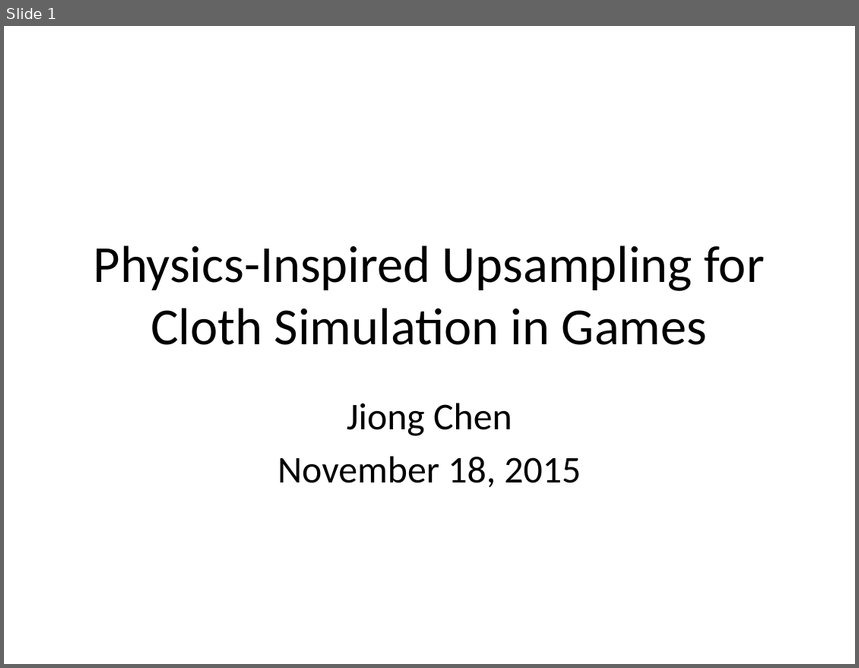
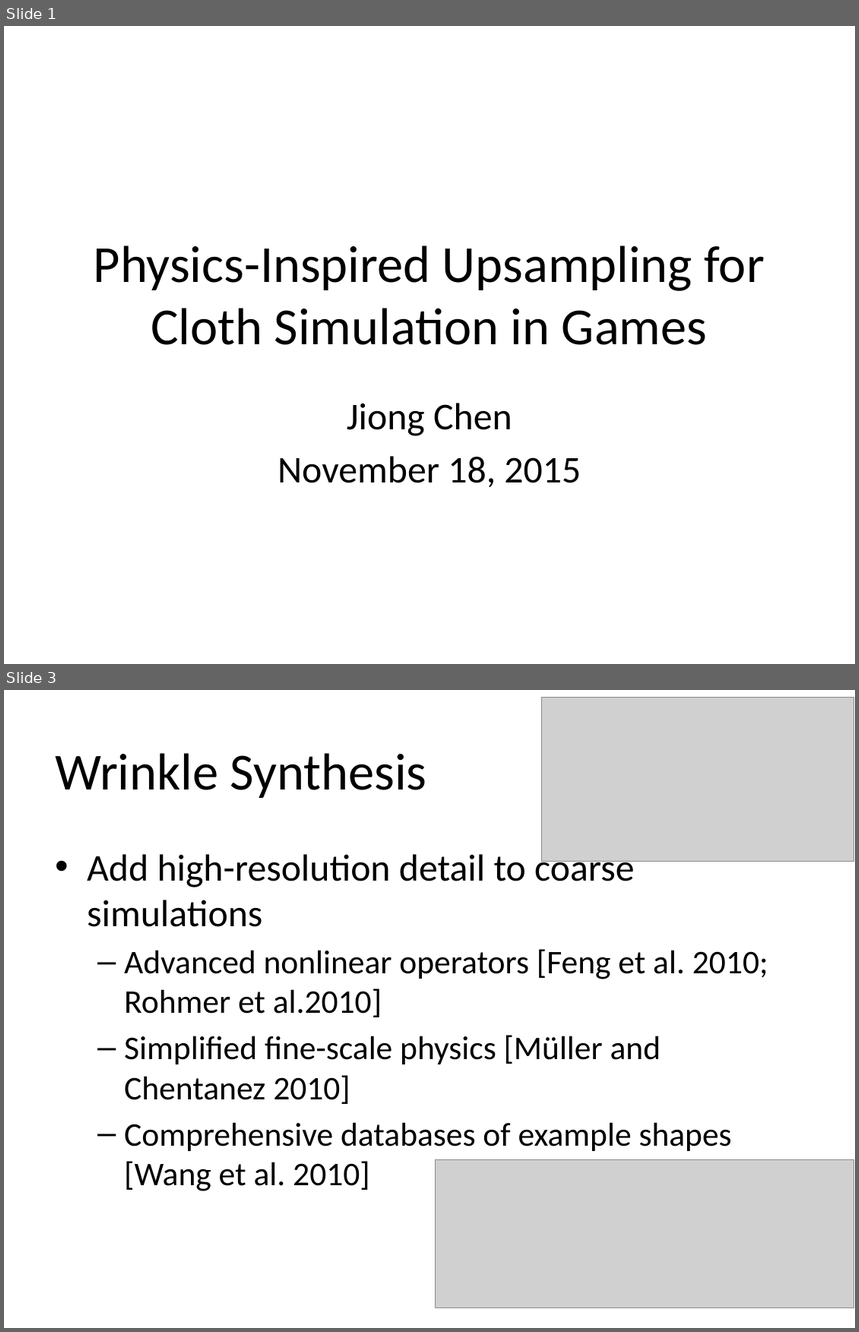
Before and after one commit to JiongCHEN/paper-reading, a slide deck: kavan11/template.pptx. Shown one above the other, each under a label of ours: slide 1 before the commit, slides 1 and 3 after it; the slides between them are not shown. The pictures are 859x668 and 859x1332 pixels, drawn with LibreOffice and Linux fonts; fonts in the diff are those of the drawing; grey boxes stand for pictures. Boxes give left, top, right and bottom in pixels: in the first picture for what was removed or moved away, otherwise in the second. Text is boxed around its words. In the diff, an @@ line names an element or a change of style, - is before the commit and + after.

```diff
--- a/kavan11/template.pptx
+++ b/kavan11/template.pptx
@@ slide 3 added at (4,690,855,1328), background #FFFFFF @@
@@ picture added at (542,697,854,861) @@
@@ title added at (55,753,427,798), 44 pt, text #000000 @@
+Wrinkle Synthesis
@@ text added at (87,850,769,1192), 28 pt, text #000000 @@
+• Add high-resolution detail to coarse simulations
+  – Advanced nonlinear operators [Feng et al. 2010; Rohmer et al.2010]
+  – Simplified fine-scale physics [Müller and Chentanez 2010]
+  – Comprehensive databases of example shapes [Wang et al. 2010]
@@ picture added at (436,1160,854,1309) @@
```
Also in this commit, not shown: 2 other slides added.
